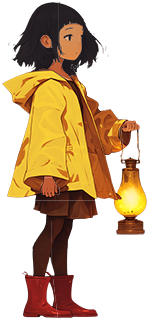
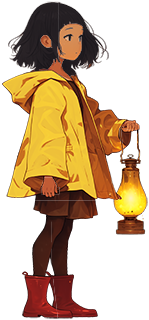
Revision of a layered 149x320 image; what changed, layer by layer:
painted on "Lantern" over (x1=109, y1=117, x2=148, y2=235)
painted on "Hand_R" over (x1=122, y1=119, x2=140, y2=130)
painted on "Arm_Lower_R" over (x1=100, y1=109, x2=133, y2=155)
painted on "Arm_Upper_R" over (x1=81, y1=83, x2=102, y2=113)
painted on "Hair_Front" over (x1=58, y1=2, x2=109, y2=78)
painted on "Head" over (x1=8, y1=1, x2=109, y2=74)
painted on "Coat_Body" over (x1=2, y1=67, x2=140, y2=158)
painted on "Coat_Hem" over (x1=6, y1=151, x2=122, y2=201)
painted on "Dress" over (x1=33, y1=187, x2=98, y2=222)
painted on "Boot_R" over (x1=52, y1=274, x2=98, y2=319)
painted on "Leg_Lower_R" over (x1=51, y1=242, x2=74, y2=279)
painted on "Leg_Upper_R" over (x1=61, y1=215, x2=94, y2=249)
painted on "Boot_L" over (x1=22, y1=274, x2=58, y2=319)
painted on "Leg_Lower_L" over (x1=22, y1=242, x2=52, y2=279)
painted on "Leg_Upper_L" over (x1=32, y1=215, x2=48, y2=249)
painted on "Hair_Back" over (x1=8, y1=2, x2=79, y2=75)
